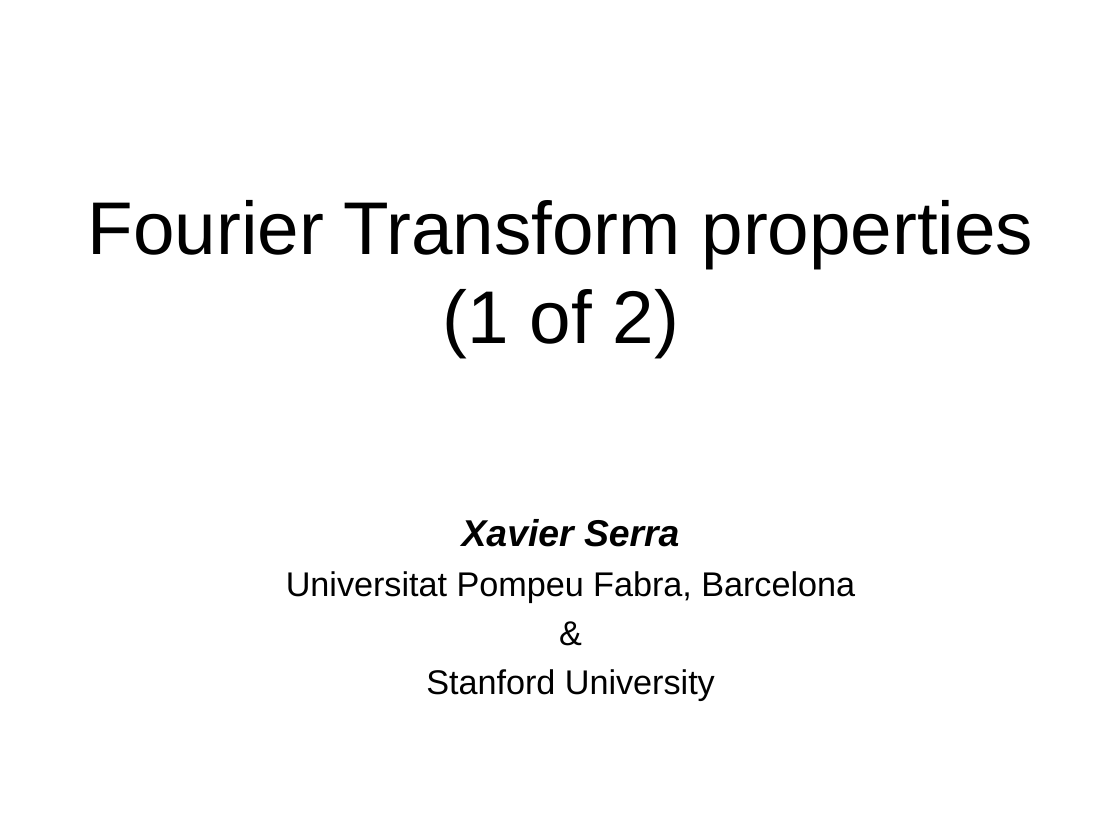
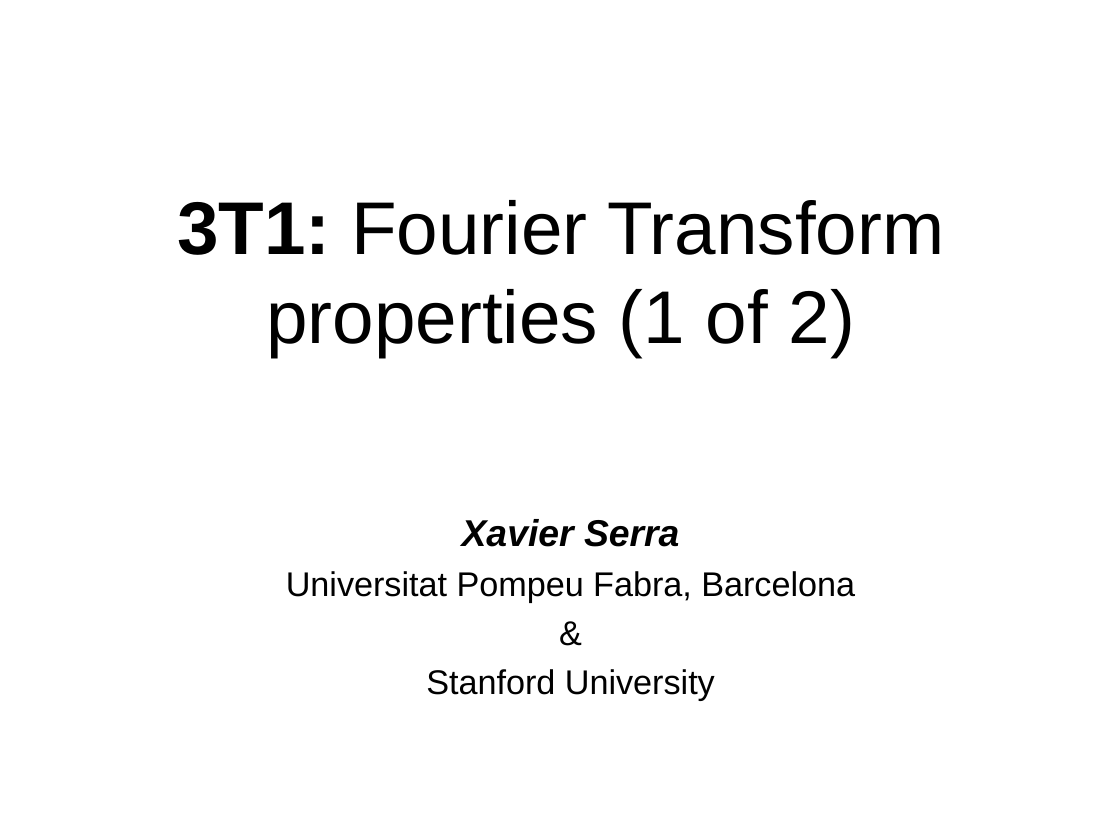
Before and after one commit to MTG/sms-tools, a slide deck: slide 1 of lectures/3-Fourier-theorems/3T1-Fourier-theorems-1.odp. Drawn at 1120x840 pixels with LibreOffice and Linux fonts; fonts in the diff are those of the drawing. Boxes give left, top, right and bottom in pixels: in the first picture for what was removed or moved away, otherwise in the second. Text is boxed around its words. In the diff, an @@ line names an element or a change of style, - is before the commit and + after.

```diff
--- a/lectures/3-Fourier-theorems/3T1-Fourier-theorems-1.odp
+++ b/lectures/3-Fourier-theorems/3T1-Fourier-theorems-1.odp
@@ title at (177,200,944,357): text changed @@
-Fourier Transform properties
-(1 of 2)
+3T1: Fourier Transform properties (1 of 2)
```
Also in this commit, not shown: 1 other slide changed, 7 other files.
